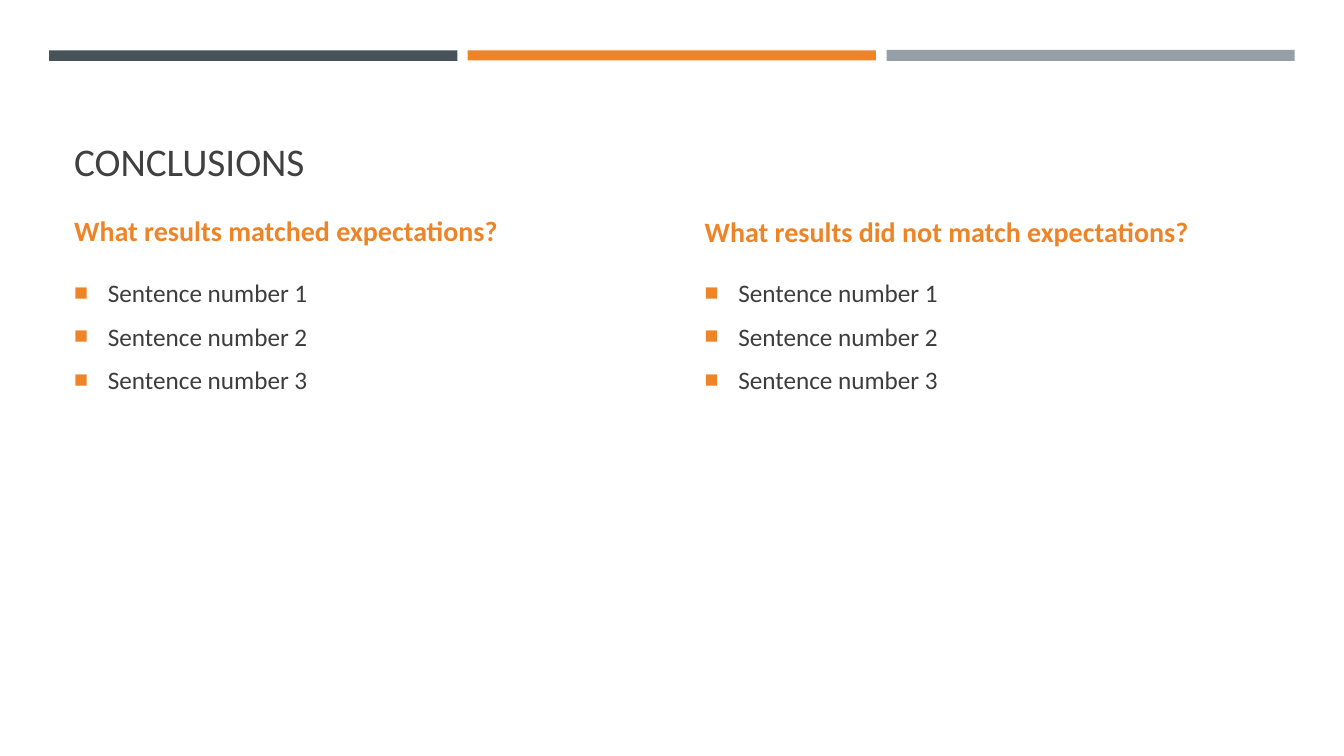
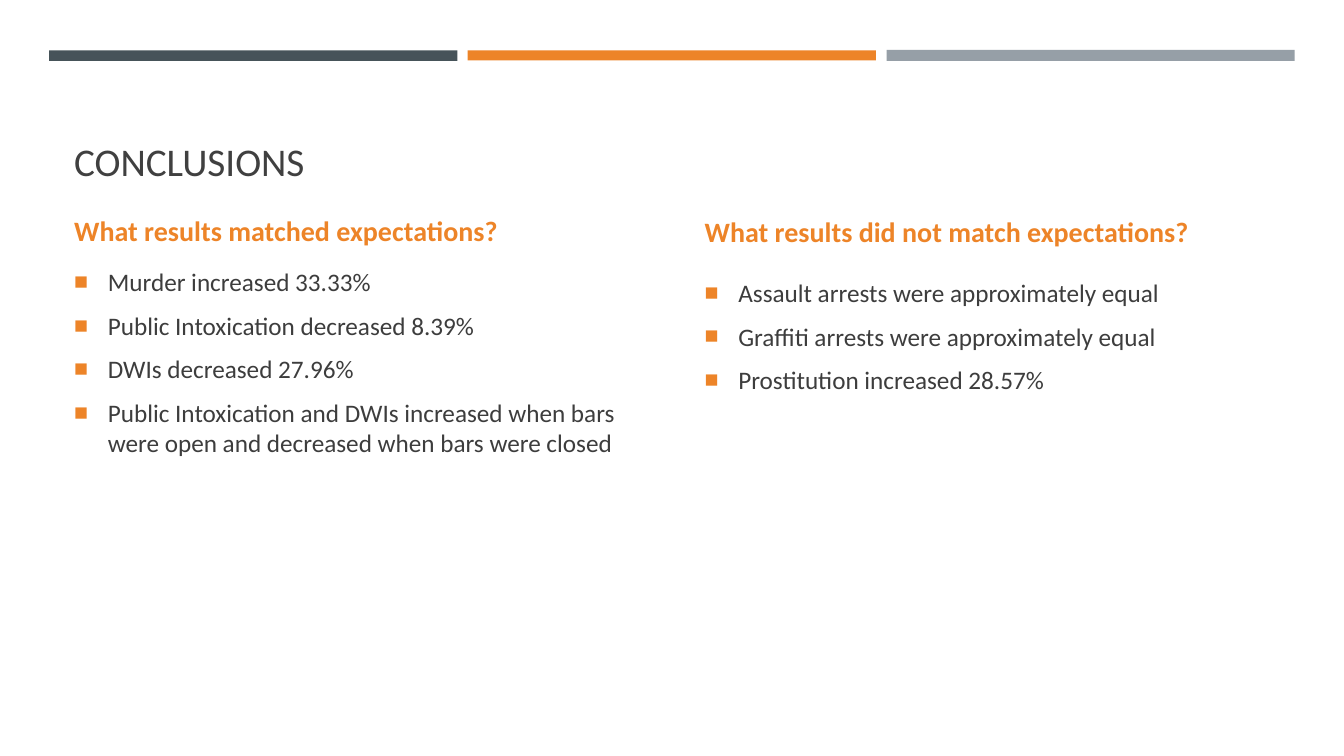
Before and after one commit to ibeth92/Crime_in_the_Time_of_COVID, a slide deck: slide 17 of CRIME IN THE TIME OF COVID.pptx. Drawn at 1344x756 pixels with LibreOffice and Linux fonts; fonts in the diff are those of the drawing. Boxes give left, top, right and bottom in pixels: in the first picture for what was removed or moved away, otherwise in the second. Text is boxed around its words. In the diff, an @@ line names an element or a change of style, - is before the commit and + after.

```diff
--- a/CRIME IN THE TIME OF COVID.pptx
+++ b/CRIME IN THE TIME OF COVID.pptx
@@ text at <box>108,273,615,456</box>: text changed @@
-■ Sentence number 1
-■ Sentence number 2
-■ Sentence number 3
+■ Murder increased 33.33%
+■ Public Intoxication decreased 8.39%
+■ DWIs decreased 27.96%
+■ Public Intoxication and DWIs increased when bars were open and decreased when bars were closed
@@ text at <box>738,284,1159,389</box>: text changed @@
-■ Sentence number 1
-■ Sentence number 2
-■ Sentence number 3
+■ Assault arrests were approximately equal
+■ Graffiti arrests were approximately equal
+■ Prostitution increased 28.57%
```
Also in this commit, not shown: 1 other slide changed.
